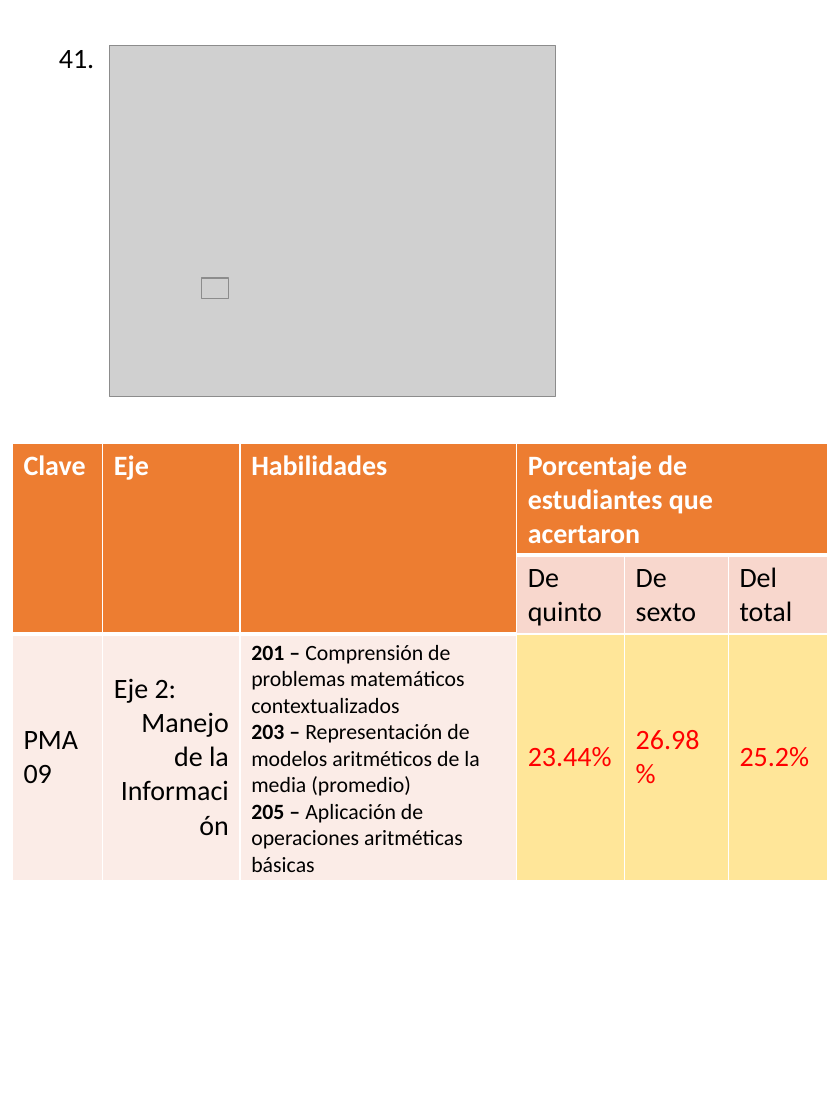
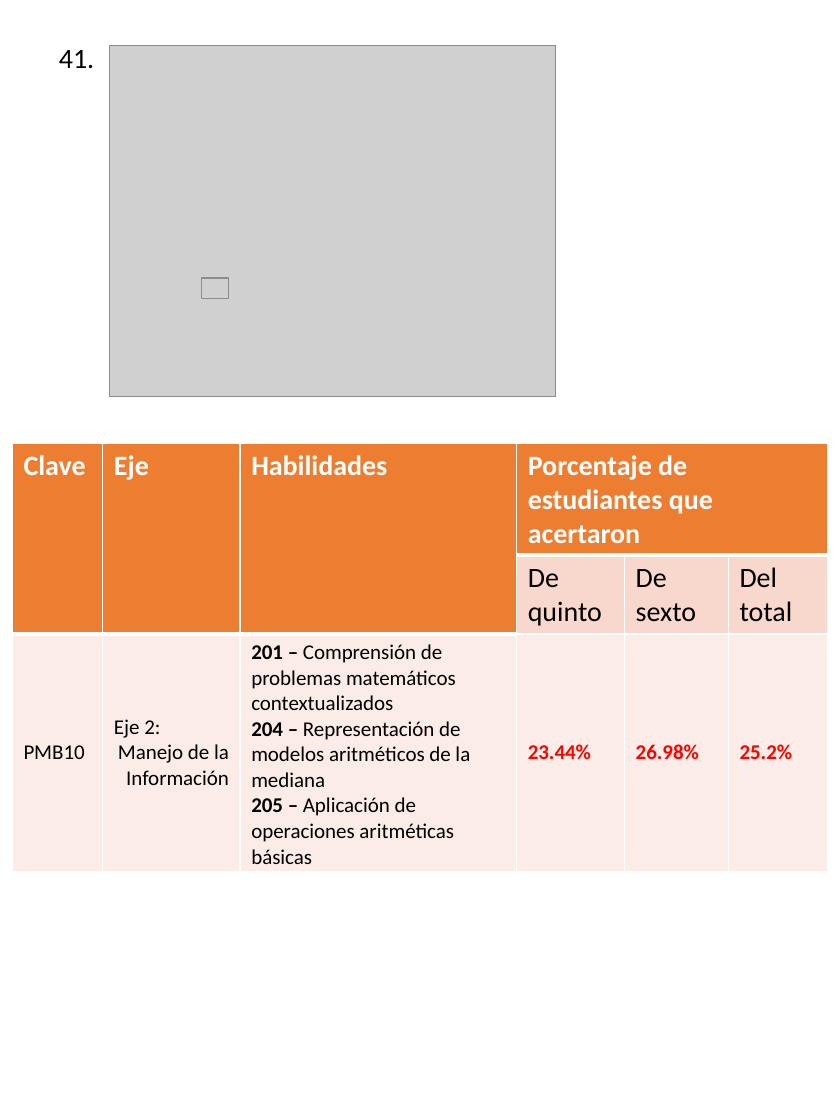
Before and after one commit to Adrifelcha/afchavez-019, a slide deck: slide 46 of Lancaster/Reporte_02_Q-Preliminar/Info_per_Item.pptx. Drawn at 840x1120 pixels with LibreOffice and Linux fonts; fonts in the diff are those of the drawing; grey boxes stand for pictures. Boxes give left, top, right and bottom in pixels: in the first picture for what was removed or moved away, otherwise in the second. Text is boxed around its words. In the diff, an @@ line names an element or a change of style, - is before the commit and + after.

```diff
--- a/Lancaster/Reporte_02_Q-Preliminar/Info_per_Item.pptx
+++ b/Lancaster/Reporte_02_Q-Preliminar/Info_per_Item.pptx
@@ table at <box>12,444,829,868</box> @@
-row 3, column 1: PMA09
+row 3, column 1: PMB10
-row 3, column 3: 201 – Comprensión de problemas matemáticos contextualizados / 203 – Representación de modelos aritméticos de la media (promedio) / 205 – Aplicación de operaciones aritméticas básicas
+row 3, column 3: 201 – Comprensión de problemas matemáticos contextualizados / 204 – Representación de modelos aritméticos de la mediana / 205 – Aplicación de operaciones aritméticas básicas
@@ fill #FFE699 to #FCECE8 in 3 cells @@
@@ size 18 to 13.5 pt in "Eje 2:", "Manejo de la Información", "23.44%", "26.98%" and 1 more places @@
@@ bold on in "23.44%", "26.98%", "25.2%" @@
```
Also in this commit, not shown: 49 other slides changed, 1 other file.
